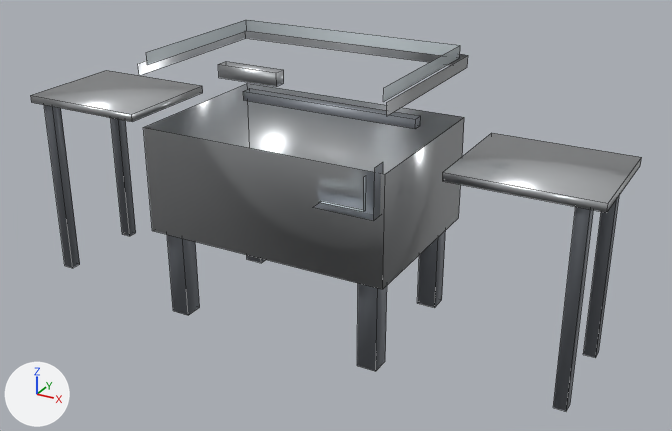
What one commit did to the FBX model Tools/butchery/fbx/SM_VACUUM_PACKER.fbx.
Before and after are seen from a 50 mm lens placed at (2.24, -3.75, 2.45), pointed at (0.17, 0.02, 0.56). The axes (+X, +Y, +Z) are drawn at lower left. The lights are the same throughout. The first picture is the older version. Mesh edges are drawn as thin lines.

Objects in the first picture: 'SM_VACUUM_PACKER'.
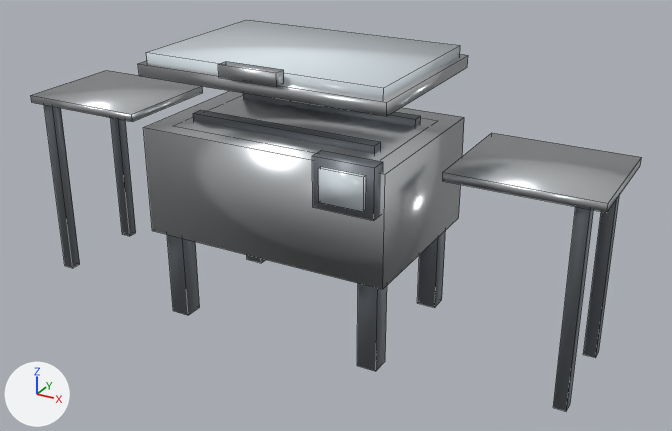
Boxes (x1, y1, x2, y2) around the edits, measured in the pictures (672 x 431 px):
part 1 of me_sm_vacuum_packer, added
    after: (193, 110, 381, 154)
part 2 of me_sm_vacuum_packer, added
    after: (138, 20, 467, 220)

Edits to the bpy script that builds the scene:
```text
Change me_sm_vacuum_packer:
    used by ob_sm_vacuum_packer; location = (0.0, 0.0, 0.0)
    remove me_sm_vacuum_packer.from_pydata(...)  # 156 vertices, 105 faces; spans x -1.55..1.55, y -0.5..0.5, z 0.0..1.41
    add me_sm_vacuum_packer.from_pydata(...)  # 176 vertices, 131 faces; spans x -1.55..1.55, y -0.5..0.5, z 0.0..1.41
    me_sm_vacuum_packer part 1: the loose piece of 8 vertices spanning x -0.5..0.5, y 0.21..0.27, z 1.01..1.06 is copied, and the copy is moved by (0.0, -0.44, 0.0); it spans x -0.5..0.5, y -0.22..-0.16, z 1.01..1.06
    me_sm_vacuum_packer part 2
    4 vertices are added at (0.33, -0.48, 1.07), (0.33, -0.4, 1.07), (0.37, -0.5, 1.03), (0.37, -0.48, 1.03)
    4 new faces join them, mat_m_butchery_stainless (light grey #dddfe2)
    4 new faces join them, mat_m_butchery_paintedframe (grey #868b93)
    5 new faces join them, mat_m_butchery_perspex (white #dde7ec)
    1 new face joins them, mat_m_butchery_steelbrushed (light grey #c8cbce)
    other edits to the shape of me_sm_vacuum_packer do not show in these pictures
```
